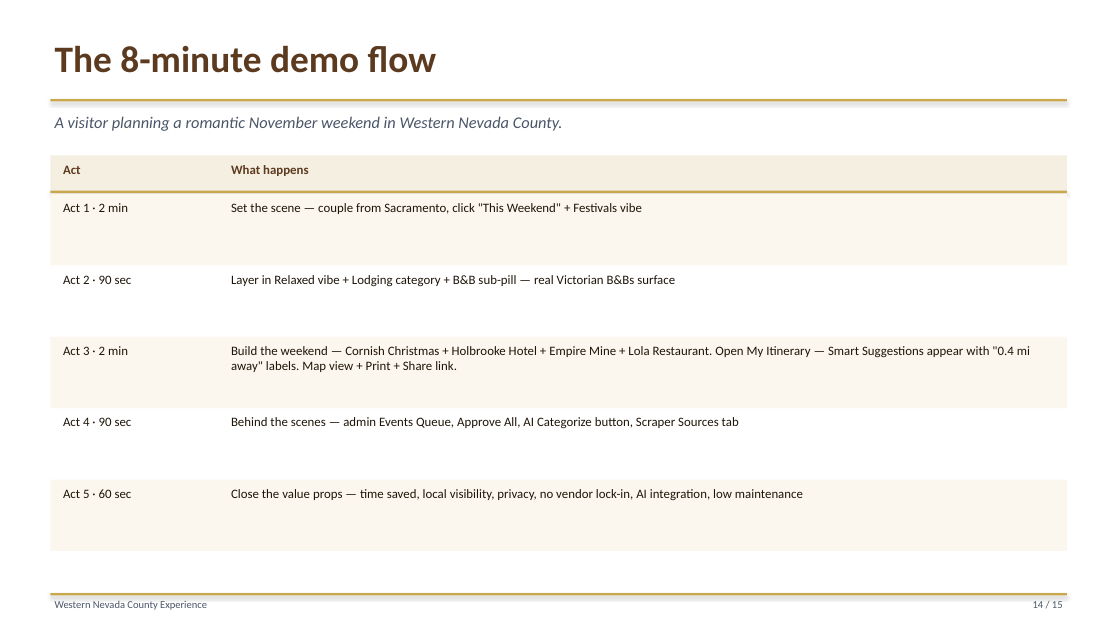
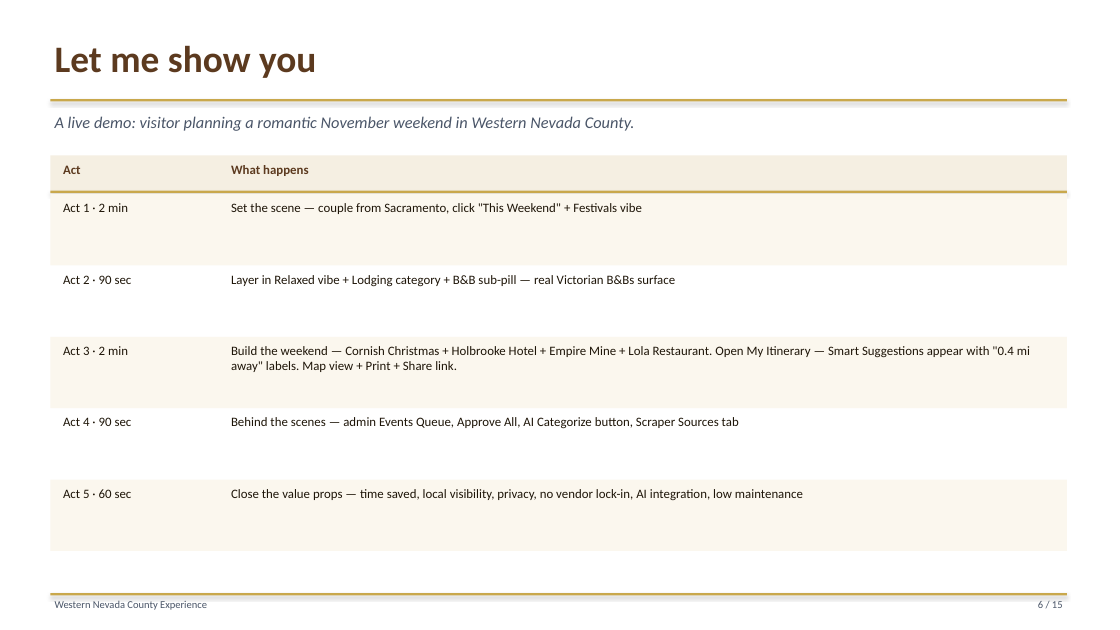
Before and after one commit to liammlrb-eng/nevada-county-experiences, a slide deck: slide 6 of pitch_resources/demo_pitch.pptx (slide 14 before the commit). Drawn at 1120x630 pixels with LibreOffice and Linux fonts; fonts in the diff are those of the drawing. Boxes give left, top, right and bottom in pixels: in the first picture for what was removed or moved away, otherwise in the second. Text is boxed around its words. In the diff, an @@ line names an element or a change of style, - is before the commit and + after.

```diff
--- a/pitch_resources/demo_pitch.pptx
+++ b/pitch_resources/demo_pitch.pptx
@@ text at (55,45,316,78): text changed @@
-The 8-minute demo flow
+Let me show you
@@ text at (55,116,635,131): text changed @@
-A visitor planning a romantic November weekend in Western Nevada County.
+A live demo: visitor planning a romantic November weekend in Western Nevada County.
@@ text at (1038,601,1063,608): text changed @@
-14 / 15
+6 / 15
```
Also in this commit, not shown: 10 other slides changed, 4 other files.
